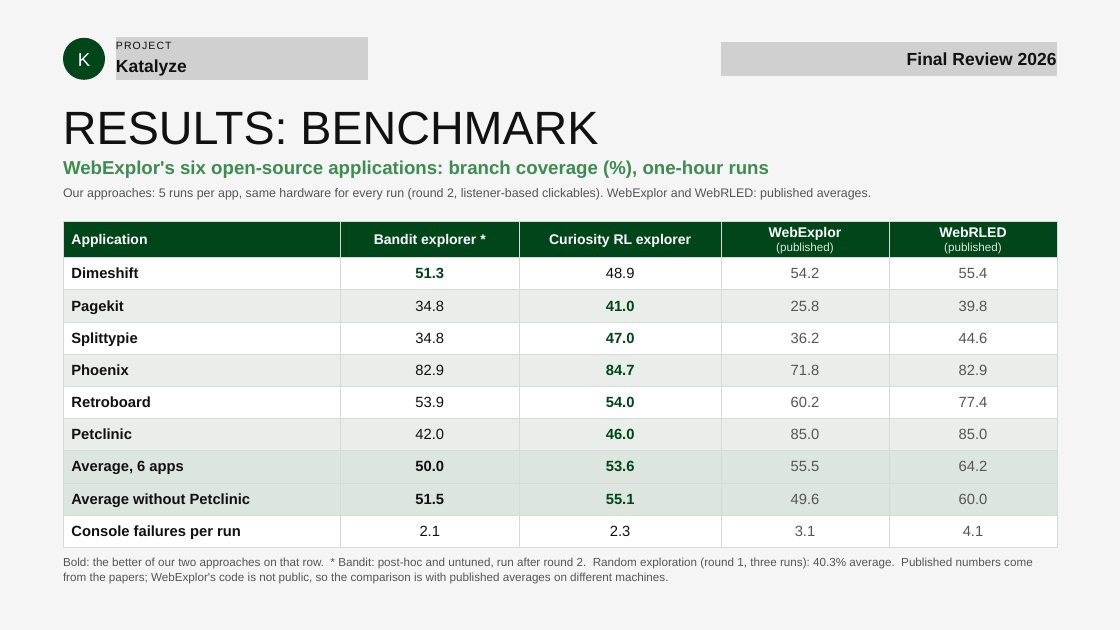
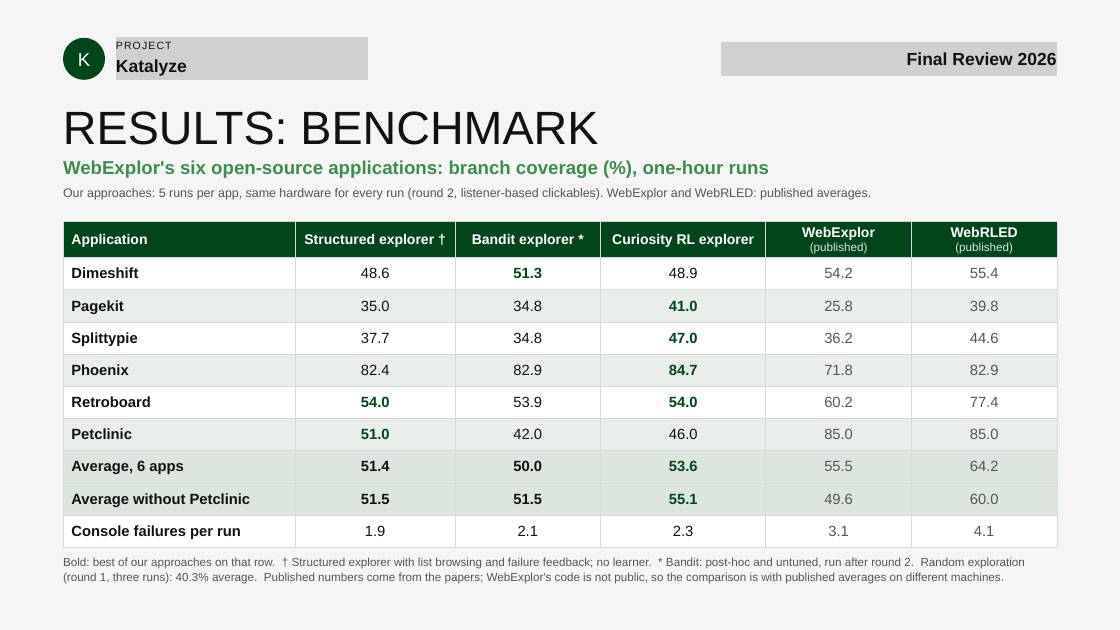
Before and after one commit to Rustlogan2k/Autonomous-web-testing-agent, a slide deck: slide 18 of Katalyze_Final_Review.pptx. Drawn at 1120x630 pixels with LibreOffice and Linux fonts; fonts in the diff are those of the drawing; grey boxes stand for pictures. Boxes give left, top, right and bottom in pixels: in the first picture for what was removed or moved away, otherwise in the second. Text is boxed around its words. In the diff, an @@ line names an element or a change of style, - is before the commit and + after.

```diff
--- a/Katalyze_Final_Review.pptx
+++ b/Katalyze_Final_Review.pptx
@@ table at <box>63,221,1057,543</box> @@
+column 2: Structured explorer † | 48.6 | 35.0 | 37.7 | 82.4 | 54.0 | 51.0 | 51.4 | 51.5 | 1.9
@@ text at <box>63,557,1025,584</box>: text changed @@
-Bold: the better of our two approaches on that row. * Bandit: post-hoc and untuned, run after round 2. Random exploration (round 1, three runs): 40.3% average. Published numbers come from the papers; WebExplor's code is not public, so the comparison is with published averages on different machines.
+Bold: best of our approaches on that row. † Structured explorer with list browsing and failure feedback; no learner. * Bandit: post-hoc and untuned, run after round 2. Random exploration (round 1, three runs): 40.3% average. Published numbers come from the papers; WebExplor's code is not public, so the comparison is with published averages on different machines.
```
